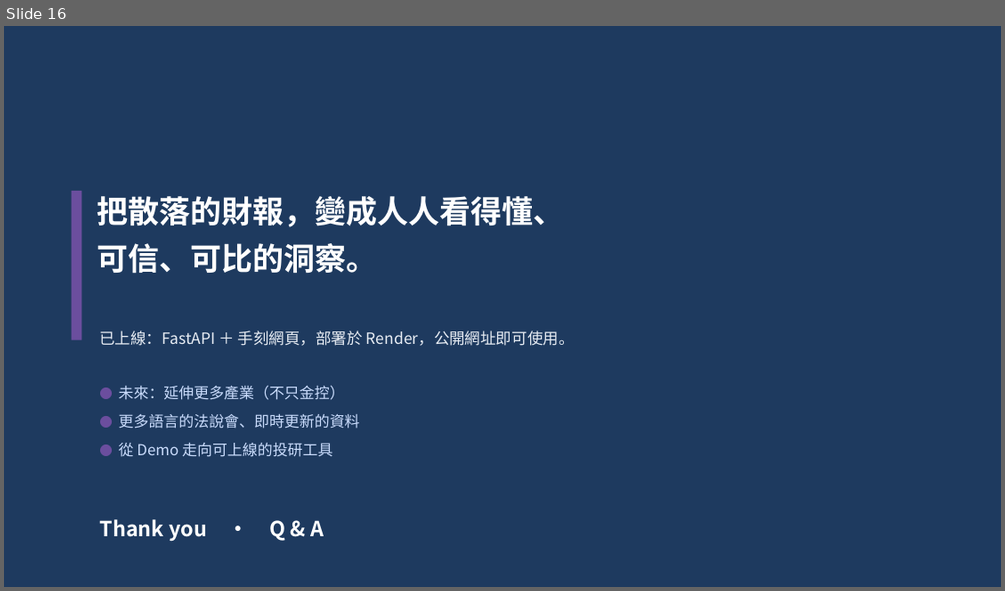
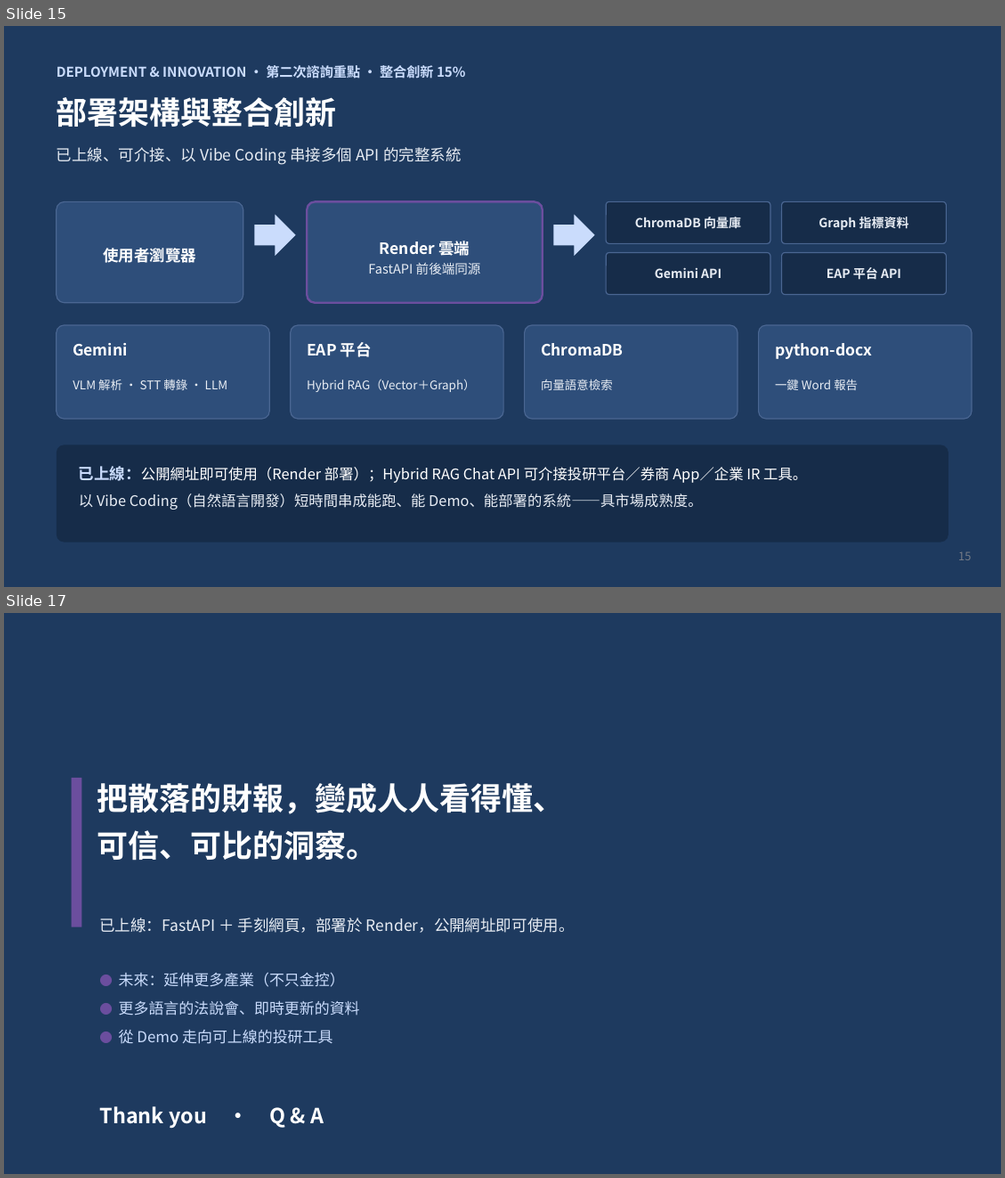
Before and after one commit to WangChiaChen/hybrid-rag-project, a slide deck: 有你蒸好_決賽簡報_網頁版.pptx. Shown one above the other, each under a label of ours: slide 16 before the commit, slides 15 and 17 after it; the slides between them are not shown. The pictures are 1005x591 and 1005x1178 pixels, drawn with LibreOffice and Linux fonts; fonts in the diff are those of the drawing. Boxes give left, top, right and bottom in pixels: in the first picture for what was removed or moved away, otherwise in the second. Text is boxed around its words. In the diff, an @@ line names an element or a change of style, - is before the commit and + after.

```diff
--- a/有你蒸好_決賽簡報_網頁版.pptx
+++ b/有你蒸好_決賽簡報_網頁版.pptx
@@ slide 15 added at box(4, 26, 1001, 587), background #1E3A5F @@
@@ text added at box(57, 65, 465, 79), 13 pt, text #CADCFC, bold @@
+DEPLOYMENT & INNOVATION · 第二次諮詢重點 · 整合創新 15%
@@ text added at box(57, 97, 337, 127), 30 pt, text #FFFFFF, bold @@
+部署架構與整合創新
@@ text added at box(57, 147, 461, 165), 15 pt, text #E8EDF4 @@
+已上線、可介接、以 Vibe Coding 串接多個 API 的完整系統
@@ rounded rectangle added at box(57, 201, 243, 303), fill #2E4E7A, outline #4A6692 1 pt @@
@@ rounded rectangle added at box(307, 201, 542, 303), fill #2E4E7A, outline #6B4E9E 2 pt @@
@@ rounded rectangle added at box(606, 201, 770, 244), fill #162C49, outline #4A6692 1 pt @@
@@ rounded rectangle added at box(782, 201, 947, 244), fill #162C49, outline #4A6692 1 pt @@
@@ right arrow added at box(254, 215, 296, 256), fill #CADCFC @@
@@ text added at box(368, 239, 481, 274), 12.5 pt, text #E8EDF4 @@
+Render 雲端
+FastAPI 前後端同源
@@ right arrow added at box(554, 215, 595, 256), fill #CADCFC @@
@@ text added at box(635, 215, 741, 231), 12 pt, text #E8EDF4, bold @@
+ChromaDB 向量庫
@@ text added at box(818, 215, 909, 231), 12 pt, text #E8EDF4, bold @@
+Graph 指標資料
@@ text added at box(103, 248, 196, 263), 15 pt, text #FFFFFF, bold @@
+使用者瀏覽器
@@ rounded rectangle added at box(606, 253, 770, 295), fill #162C49, outline #4A6692 1 pt @@
@@ rounded rectangle added at box(782, 253, 947, 295), fill #162C49, outline #4A6692 1 pt @@
@@ text added at box(655, 267, 721, 278), 12 pt, text #E8EDF4, bold @@
+Gemini API
@@ text added at box(826, 267, 901, 280), 12 pt, text #E8EDF4, bold @@
+EAP 平台 API
@@ rounded rectangle added at box(57, 325, 269, 418), fill #2E4E7A, outline #4A6692 1 pt @@
@@ text added at box(73, 343, 127, 355), 15 pt, text #FFFFFF, bold @@
+Gemini
@@ rounded rectangle added at box(291, 325, 503, 418), fill #2E4E7A, outline #4A6692 1 pt @@
@@ text added at box(307, 342, 372, 357), 15 pt, text #FFFFFF, bold @@
+EAP 平台
@@ rounded rectangle added at box(525, 325, 737, 418), fill #2E4E7A, outline #4A6692 1 pt @@
@@ text added at box(541, 343, 623, 355), 15 pt, text #FFFFFF, bold @@
+ChromaDB
@@ rounded rectangle added at box(759, 325, 971, 418), fill #2E4E7A, outline #4A6692 1 pt @@
@@ text added at box(775, 343, 873, 359), 15 pt, text #FFFFFF, bold @@
+python-docx
@@ text added at box(73, 379, 227, 390), 11.5 pt, text #E8EDF4 @@
+VLM 解析 · STT 轉錄 · LLM
@@ text added at box(307, 378, 476, 392), 11.5 pt, text #E8EDF4 @@
+Hybrid RAG（Vector＋Graph）
@@ text added at box(541, 379, 613, 390), 11.5 pt, text #E8EDF4 @@
+向量語意檢索
@@ text added at box(775, 378, 858, 390), 11.5 pt, text #E8EDF4 @@
+一鍵 Word 報告
@@ rounded rectangle added at box(57, 445, 948, 542), fill #162C49 @@
@@ text added at box(79, 466, 807, 509), 14 pt, text #FFFFFF @@
+已上線：公開網址即可使用（Render 部署）；Hybrid RAG Chat API 可介接投研平台／券商 App／企業 IR 工具。
+以 Vibe Coding（自然語言開發）短時間串成能跑、能 Demo、能部署的系統——具市場成熟度。
@@ text added at box(958, 552, 971, 560), 11 pt, text #767C87 @@
+15
@@ what was slide 16 is now slide 17 @@
```
Also in this commit, not shown: 8 slides changed, 2 other slides added, 2 slides removed.
